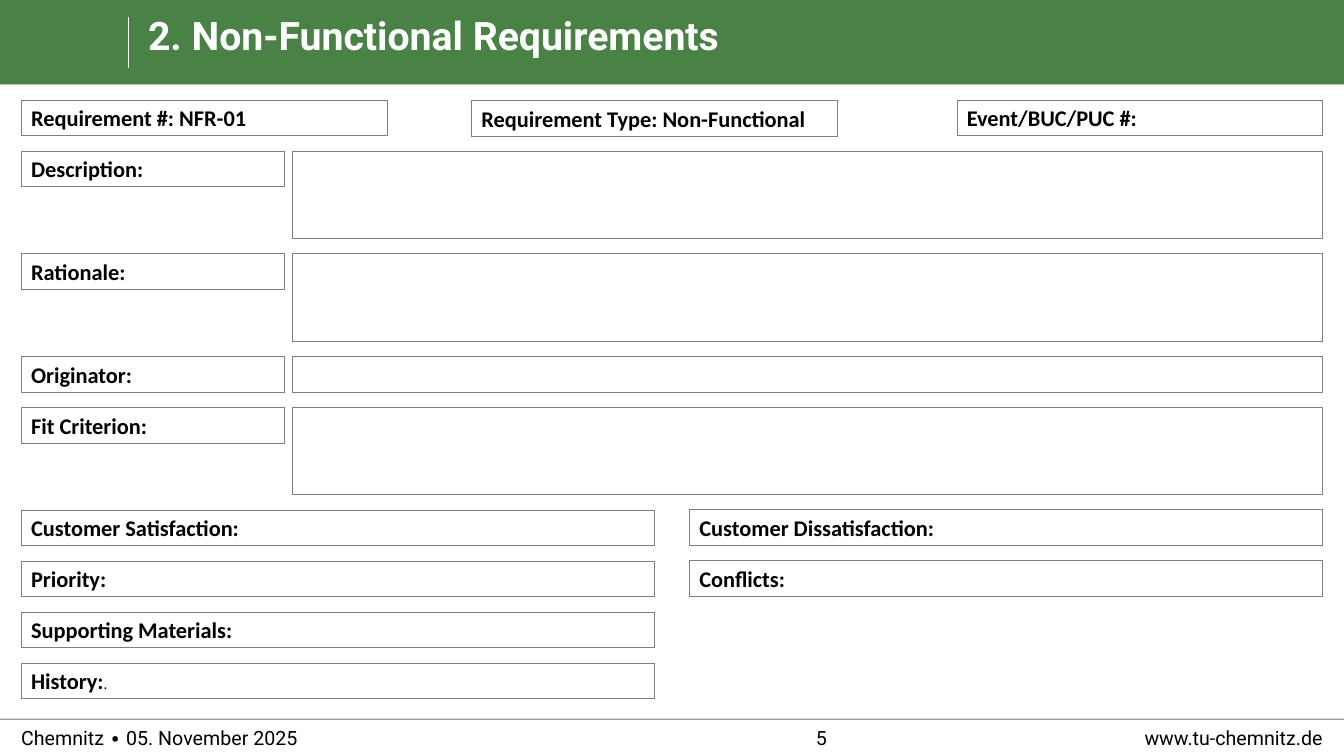
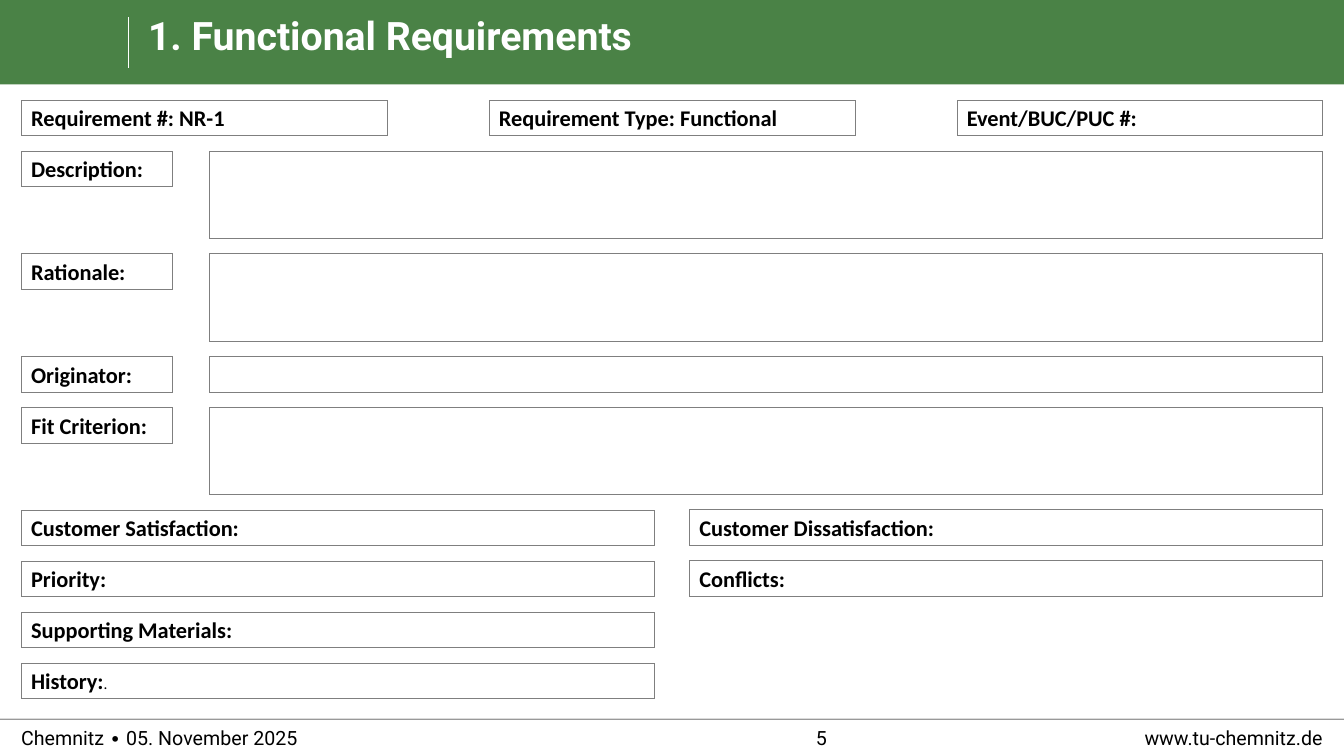
Before and after one commit to cojuwon/Praktikum-Softwareengineering-TU-Chemnitz, a slide deck: slide 5 of requirements/Snow_Card_Template.pptx. Drawn at 1344x756 pixels with LibreOffice and Linux fonts; fonts in the diff are those of the drawing; background and template pictures are left out. Boxes give left, top, right and bottom in pixels: in the first picture for what was removed or moved away, otherwise in the second. Text is boxed around its words. In the diff, an @@ line names an element or a change of style, - is before the commit and + after.

```diff
--- a/requirements/Snow_Card_Template.pptx
+++ b/requirements/Snow_Card_Template.pptx
@@ title at <box>148,20,632,58</box>: text changed @@
-2. Non-Functional Requirements
+1. Functional Requirements
@@ text in rectangle at <box>31,110,224,130</box>: text changed @@
-Requirement #: NFR-01
+Requirement #: NR-1
@@ rectangle "Requirement Type: Functional": place and size @@
-rectangle "Requirement Type: Functional" at <box>472,101,838,136</box>
+rectangle "Requirement Type: Functional" at <box>489,100,855,135</box>
@@ text in rectangle at <box>499,110,777,130</box>: text changed @@
-Requirement Type: Non-Functional
+Requirement Type: Functional
@@ rectangle "Description:": place and size @@
-rectangle "Description:" at <box>21,151,285,187</box>
+rectangle "Description:" at <box>21,151,172,187</box>
@@ rectangle: place and size @@
-rectangle at <box>292,151,1323,239</box>
+rectangle at <box>210,151,1323,239</box>
@@ rectangle "Rationale:": place and size @@
-rectangle "Rationale:" at <box>21,254,285,289</box>
+rectangle "Rationale:" at <box>21,254,172,289</box>
@@ rectangle: place and size @@
-rectangle at <box>292,254,1323,342</box>
+rectangle at <box>210,254,1323,342</box>
@@ rectangle "Originator:": place and size @@
-rectangle "Originator:" at <box>21,356,285,391</box>
+rectangle "Originator:" at <box>21,356,172,391</box>
@@ rectangle: place and size @@
-rectangle at <box>292,356,1323,391</box>
+rectangle at <box>210,356,1323,391</box>
@@ rectangle "Fit Criterion:": place and size @@
-rectangle "Fit Criterion:" at <box>21,407,285,443</box>
+rectangle "Fit Criterion:" at <box>21,407,172,443</box>
@@ rectangle: place and size @@
-rectangle at <box>292,407,1323,495</box>
+rectangle at <box>210,407,1323,495</box>
```
Also in this commit, not shown: 1 other slide changed, 2 other files.
